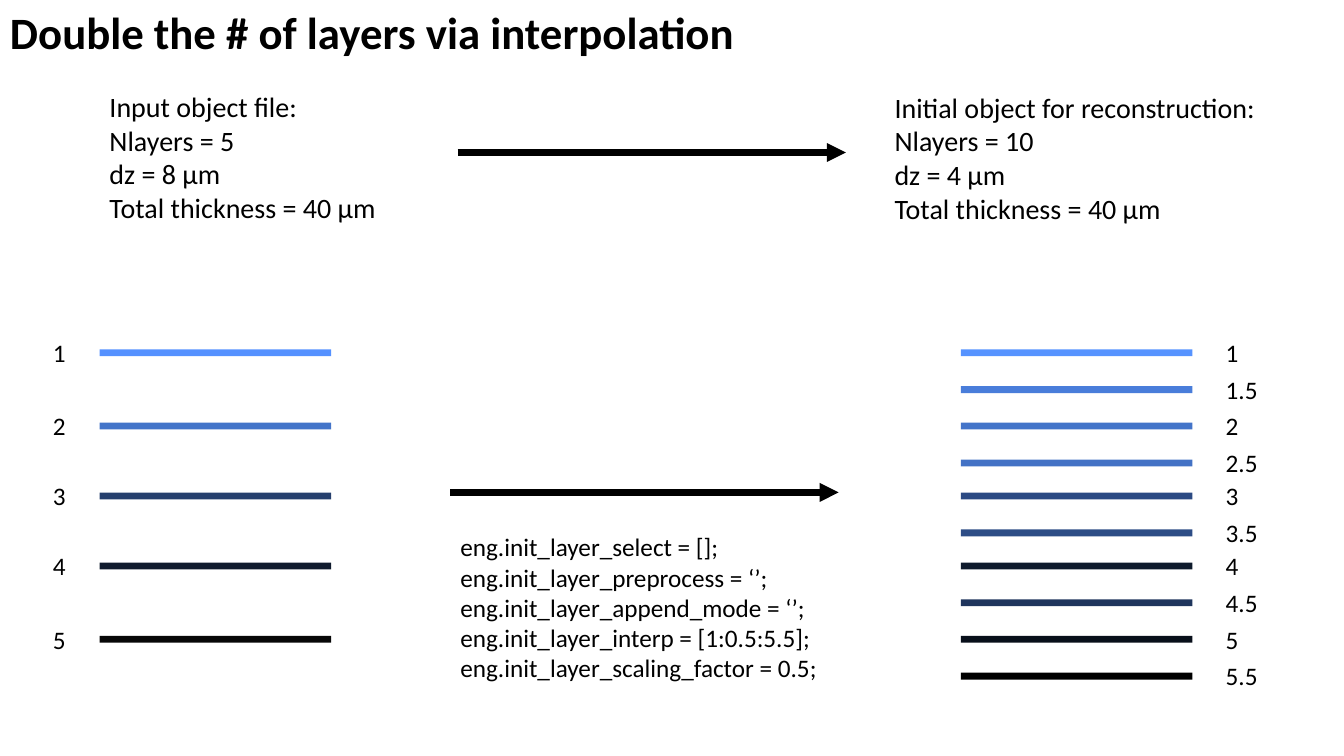
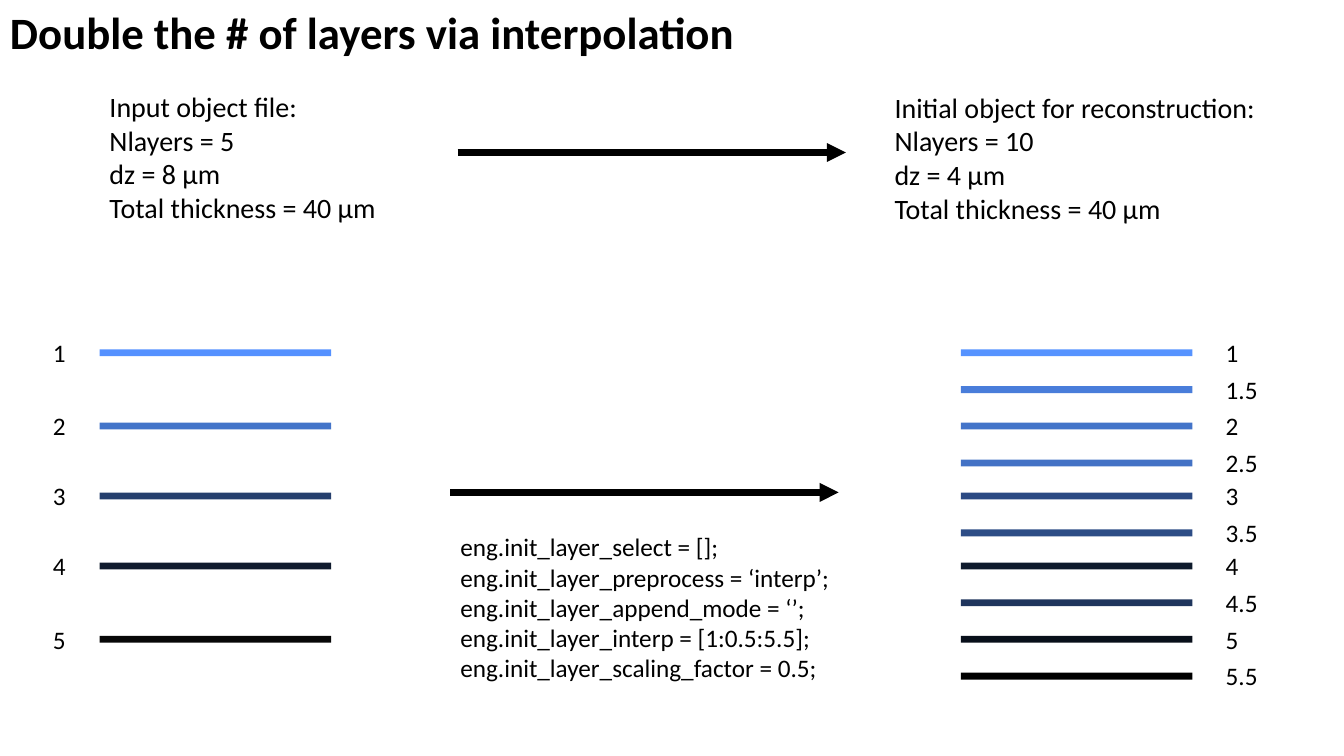
Before and after one commit to yijiang1/fold_slice, a slide deck: slide 11 of ptycho/notes/GPU_MS_obj_init_example.pptx (slide 10 before the commit). Drawn at 1344x756 pixels with LibreOffice and Linux fonts; fonts in the diff are those of the drawing. Boxes give left, top, right and bottom in pixels: in the first picture for what was removed or moved away, otherwise in the second. Text is boxed around its words. In the diff, an @@ line names an element or a change of style, - is before the commit and + after.

```diff
--- a/ptycho/notes/GPU_MS_obj_init_example.pptx
+++ b/ptycho/notes/GPU_MS_obj_init_example.pptx
@@ text at (460,569,829,592): text changed @@
-eng.init_layer_preprocess = ‘’;
+eng.init_layer_preprocess = ‘interp’;
```
Also in this commit, not shown: 4 other slides changed, 1 slide added.
